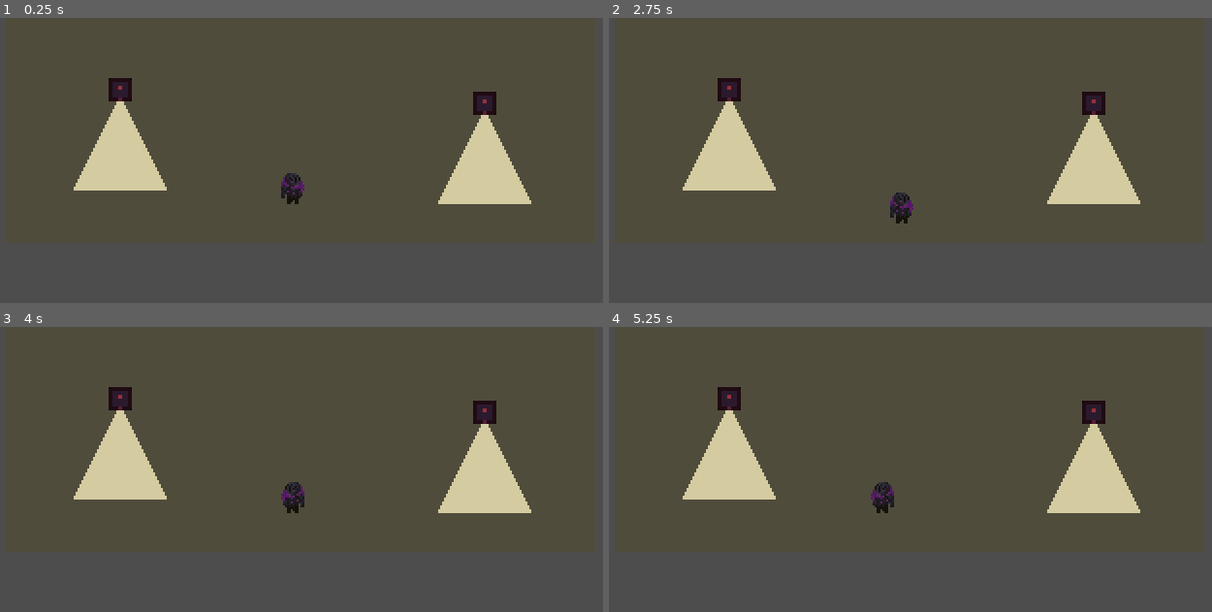
Above: before the commit, frames 1-4 (two rows, left to right).
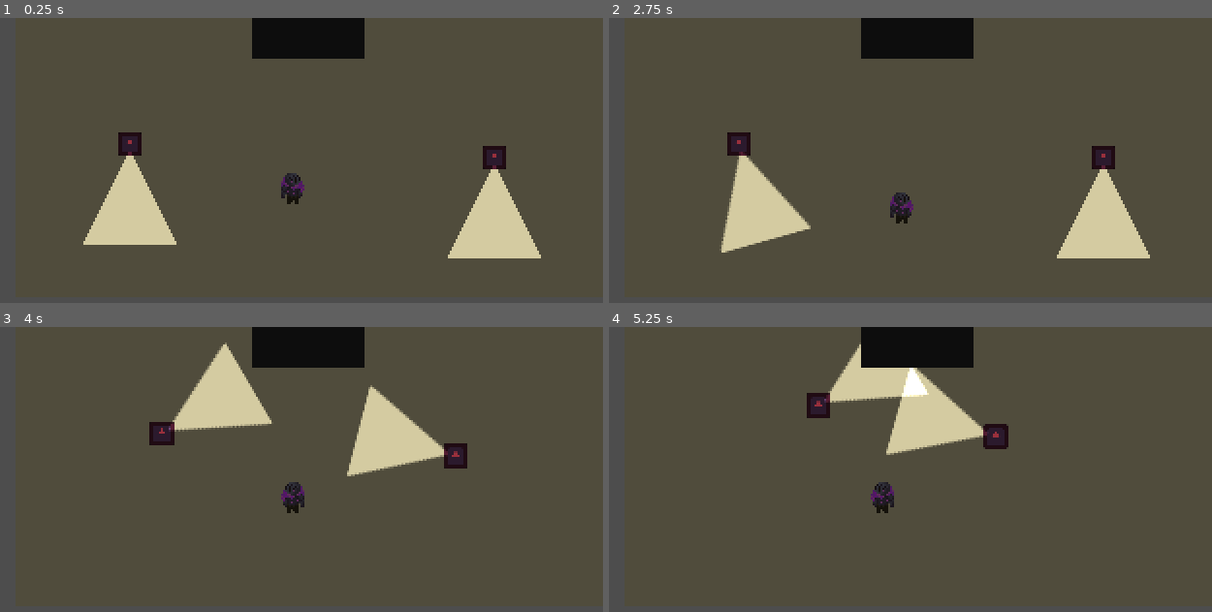
Above: after the commit, the same moments.

Repository: SimchadeLange/GamepieGamejam
Game: Godot game, scene res://scenes/levels/main.tscn
Same seed, same stepped clock (60 frames per second), same inputs: the game is played once before the commit and once after it. The engine's default icon, where the game draws it, is replaced by a stand-in: a white triangle on a blue panel in a dark square.
Inputs (mouse positions are in pixels of both pictures, inside the frame that each line leads up to):
- Up to frame 1 (0.25 s): no input
- Up to frame 2 (2.75 s): tap Enter at 0.5 s; move the mouse to (1037, 174) at 0.52 s; press the mouse at (1037, 174) at 0.53 s; hold Right (move_right) 0.53-1.28 s; tap Space (roll) at 1.25, 1.35 s; move the mouse to (777, 208) at 1.27 s; release the mouse at (777, 208) at 1.28 s; hold Down (move_down) 1.28-2.03 s; move the mouse to (964, 114) at 2.02 s; press the mouse at (964, 114) at 2.03 s; hold Right (move_right) from 2.03 s (still down)
- Up to frame 3 (4 s): move the mouse to (259, 572) at 2.77 s; release Right (move_right) at 2.78 s; release the mouse at (259, 572) at 2.78 s; hold Up (move_up) 2.78-3.53 s; tap Space (roll) at 2.85 s; move the mouse to (476, 555) at 3.52 s; press the mouse at (476, 555) at 3.53 s; hold Left (move_left) from 3.53 s (still down)
- Up to frame 4 (5.25 s): move the mouse to (717, 449) at 4.27 s; release the mouse at (717, 449) at 4.28 s; tap Space (roll) at 4.35 s; move the mouse to (934, 500) at 5.02 s; release Left (move_left) at 5.03 s; press the mouse at (934, 500) at 5.03 s; hold Down (move_down) from 5.03 s (still down)

The runs differ from the first frame. In frame 1, 12% of the frame differs, in the area x 12-90%, y 0-85%; in frame 2, 12%; in frame 3, 15%, in the area x 12-89%, y 0-66%; in frame 4, 13%.

Commit message:
made spotlight that changes enemy state to chasing and cleaned up a little

Diff:
--- a/game_jam_00/scenes/enemy_00.tscn
+++ b/game_jam_00/scenes/enemy_00.tscn
@@ -4,11 +4,13 @@
 [ext_resource type="Texture2D" uid="uid://cx6bmmhbdhhjl" path="res://icon.svg" id="1_jc35d"]
 [ext_resource type="Script" uid="uid://dkbomf5xkxumd" path="res://scripts/resources/health_component.gd" id="2_3dgu2"]
 [ext_resource type="Script" uid="uid://bainvlpqjw1h3" path="res://scripts/resources/hitbox_component.gd" id="3_0pc7c"]
+[ext_resource type="Script" uid="uid://d2x30iqu2oy5u" path="res://scripts/resources/spotlight_component.gd" id="3_2lxw6"]
 [ext_resource type="Script" uid="uid://doiclrfibubxr" path="res://scripts/resources/movement_component.gd" id="4_hbusj"]
 [ext_resource type="Script" uid="uid://ctk743jn0ttiy" path="res://scripts/resources/statemachine/state_machine.gd" id="4_yjhhj"]
 [ext_resource type="Script" uid="uid://ctb3oc8wewgcl" path="res://scripts/enemy/enemy_00/idle_state.gd" id="5_qpise"]
 [ext_resource type="Texture2D" uid="uid://sdupsunqnsq6" path="res://assets/cone_light.png" id="7_ots75"]
 [ext_resource type="Script" uid="uid://c800y2q6c45cp" path="res://scripts/resources/pathfinding_component.gd" id="8_q04cj"]
+[ext_resource type="Script" uid="uid://lu47o1wlcwy6" path="res://scripts/enemy/enemy_00/chasing_state.gd" id="11_p24m8"]
 
 [sub_resource type="CircleShape2D" id="CircleShape2D_ots75"]
 radius = 6.0
@@ -16,20 +18,32 @@
 [sub_resource type="RectangleShape2D" id="RectangleShape2D_uxpb3"]
 size = Vector2(12, 12)
 
-[node name="Enemy_00" type="CharacterBody2D" unique_id=1667096636 node_paths=PackedStringArray("state_machine", "movement_component", "pathfinding_component", "health_component", "sprite")]
+[node name="Enemy_00" type="CharacterBody2D" unique_id=1667096636 node_paths=PackedStringArray("state_machine", "movement_component", "pathfinding_component", "spotlight_component", "health_component", "sprite", "chasing_state")]
 collision_layer = 8
 script = ExtResource("1_47iip")
 state_machine = NodePath("StateMachine")
 movement_component = NodePath("MovementComponent")
 pathfinding_component = NodePath("PathfindingComponent")
+spotlight_component = NodePath("SpotlightComponent")
 health_component = NodePath("HealthComponent")
 sprite = NodePath("Sprite2D")
+chasing_state = NodePath("StateMachine/Chasing")
 
-[node name="PointLight2D" type="PointLight2D" parent="." unique_id=1170061750]
+[node name="SpotlightComponent" type="PointLight2D" parent="." unique_id=1170061750 node_paths=PackedStringArray("movement_component", "light_area")]
 texture_filter = 1
 shadow_enabled = true
 texture = ExtResource("7_ots75")
 offset = Vector2(0, 28)
+script = ExtResource("3_2lxw6")
+movement_component = NodePath("../MovementComponent")
+light_area = NodePath("Area2D")
+
+[node name="Area2D" type="Area2D" parent="SpotlightComponent" unique_id=942178518]
+collision_layer = 0
+collision_mask = 2
+
+[node name="CollisionShape2D" type="CollisionPolygon2D" parent="SpotlightComponent/Area2D" unique_id=458204900]
+polygon = PackedVector2Array(0, 0, -24, 51, 24, 51)
 
 [node name="Sprite2D" type="Sprite2D" parent="." unique_id=1511814066]
 self_modulate = Color(0.9999694, 0.31265548, 0.39448527, 1)
@@ -74,14 +88,18 @@
 current_state = NodePath("Idle")
 metadata/_custom_type_script = "uid://ctk743jn0ttiy"
 
-[node name="Idle" type="Node" parent="StateMachine" unique_id=1610090786 node_paths=PackedStringArray("wander_timer", "next_wander_timer")]
+[node name="Idle" type="Node" parent="StateMachine" unique_id=1610090786 node_paths=PackedStringArray("movement_component", "wander_timer", "next_wander_timer")]
 script = ExtResource("5_qpise")
+movement_component = NodePath("../../MovementComponent")
 wander_timer = NodePath("WanderTimer")
 next_wander_timer = NodePath("NextWanderTimer")
-can_move = false
 
 [node name="WanderTimer" type="Timer" parent="StateMachine/Idle" unique_id=1633906970]
 one_shot = true
 
 [node name="NextWanderTimer" type="Timer" parent="StateMachine/Idle" unique_id=497550205]
 one_shot = true
+
+[node name="Chasing" type="Node" parent="StateMachine" unique_id=1632496936]
+script = ExtResource("11_p24m8")
+can_move = false
--- a/game_jam_00/scenes/levels/main.tscn
+++ b/game_jam_00/scenes/levels/main.tscn
@@ -33,7 +33,7 @@
 position = Vector2(-92, 73)
 
 [node name="Player" parent="." unique_id=291136771 instance=ExtResource("2_j4d2a")]
-position = Vector2(-3, 126)
+position = Vector2(-8, 98)
 
 [node name="Camera2D" type="Camera2D" parent="Player" unique_id=854447935]
 drag_horizontal_enabled = true
--- a/game_jam_00/scenes/player.tscn
+++ b/game_jam_00/scenes/player.tscn
@@ -117,7 +117,6 @@
 hframes = 6
 
 [node name="CollisionShape2D" type="CollisionShape2D" parent="." unique_id=220740742]
-visible = false
 position = Vector2(0, -1)
 shape = SubResource("RectangleShape2D_uxpb3")
 
--- /dev/null
+++ b/game_jam_00/scripts/enemy/enemy_00/chasing_state.gd
@@ -0,0 +1 @@
+extends State
--- a/game_jam_00/scripts/enemy/enemy_00/enemy_00.gd
+++ b/game_jam_00/scripts/enemy/enemy_00/enemy_00.gd
@@ -3,22 +3,28 @@
 @export var state_machine: CharacterStateMachine
 @export var movement_component: MovementComponent
 @export var pathfinding_component: PathfindingComponent
+@export var spotlight_component: SpotlightComponent
 @export var health_component: HealthComponent
 @export var sprite: Sprite2D
+@export var chasing_state: State
 
 func _ready() -> void:
 	health_component.on_death.connect(dead)
+	spotlight_component.target_spotted.connect(_on_player_found)
 
 func _physics_process(delta: float) -> void:
 	movement_component.movement_process(delta)
-	#pathfinding_component.chase_target()
 	if movement_component.dir:
-		$PointLight2D.look_at(-movement_component.dir + global_position)
-		$PointLight2D.rotate(PI / 2)
+		var targetRotation = get_angle_to(-movement_component.dir + global_position)
+		targetRotation += PI / 2
+		spotlight_component.rotation = lerp_angle(spotlight_component.rotation, targetRotation, delta * 4)
 	if movement_component.prev_dir.x > 0:
 		sprite.flip_h = false
 	elif movement_component.prev_dir.x < 0:
 		sprite.flip_h = true
 
+func _on_player_found() -> void:
+	state_machine.current_state.next_state = chasing_state
+
 func dead() -> void:
 	print("dead")
--- a/game_jam_00/scripts/enemy/enemy_00/idle_state.gd
+++ b/game_jam_00/scripts/enemy/enemy_00/idle_state.gd
@@ -1,15 +1,29 @@
 extends State
 
+@export var movement_component: MovementComponent
 @export var wander_timer: Timer
 @export var next_wander_timer: Timer
 @export var min_wander_time: float = 2.0
-@export var max_wander_time: float = 10.0
+@export var max_wander_time: float = 4.0
 
 func _ready() -> void:
-	pass
+	next_wander_timer.timeout.connect(wander)
+	wander_timer.timeout.connect(wait_for_wander)
 
 func on_enter() -> void:
+	wait_for_wander()
+
+func on_exit() -> void:
+	next_wander_timer.stop()
+	wander_timer.stop()
+	movement_component.dir = Vector2.ZERO
+
+func wait_for_wander() -> void:
+	movement_component.dir = Vector2.ZERO
 	next_wander_timer.wait_time = randf_range(min_wander_time, max_wander_time)
+	next_wander_timer.start()
 
-func start_wandering() -> void:
-	pass
+func wander() -> void:
+	wander_timer.wait_time = randf_range(min_wander_time, max_wander_time)
+	wander_timer.start()
+	movement_component.dir = Vector2(randf_range(-1.0, 1.0), randf_range(-1.0, 1.0))
--- /dev/null
+++ b/game_jam_00/scripts/resources/spotlight_component.gd
@@ -0,0 +1,15 @@
+extends PointLight2D
+
+class_name SpotlightComponent
+
+signal target_spotted
+
+@export var movement_component: MovementComponent
+@export var light_area: Area2D
+
+func _ready() -> void:
+	light_area.area_entered.connect(_on_light_area_entered)
+
+func _on_light_area_entered(area: Area2D) -> void:
+	if area is HitboxComponent:
+		target_spotted.emit()
Not shown, added: game_jam_00/scripts/enemy/enemy_00/chasing_state.gd.uid
Not shown, added: game_jam_00/scripts/resources/spotlight_component.gd.uid
